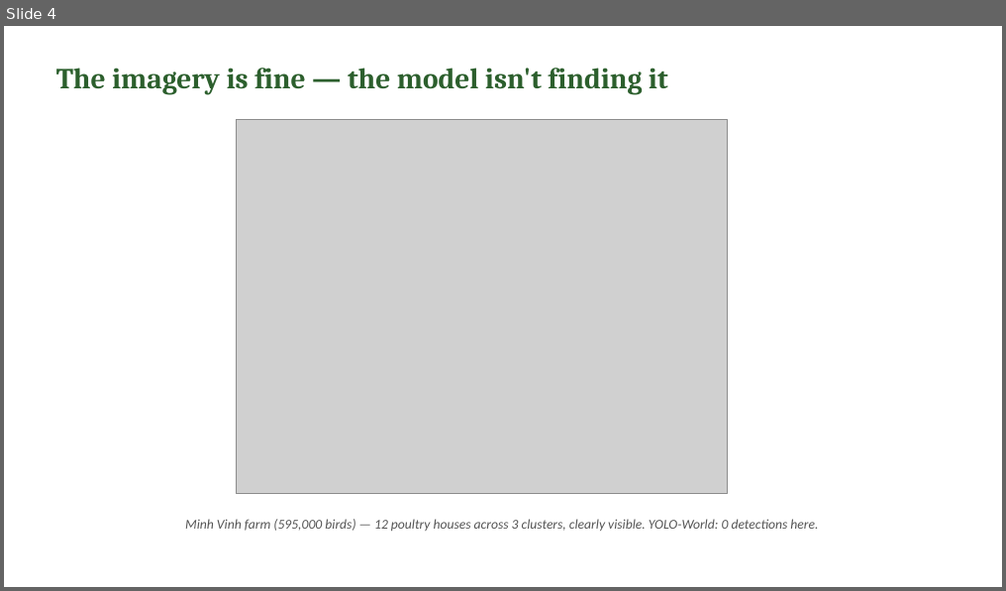
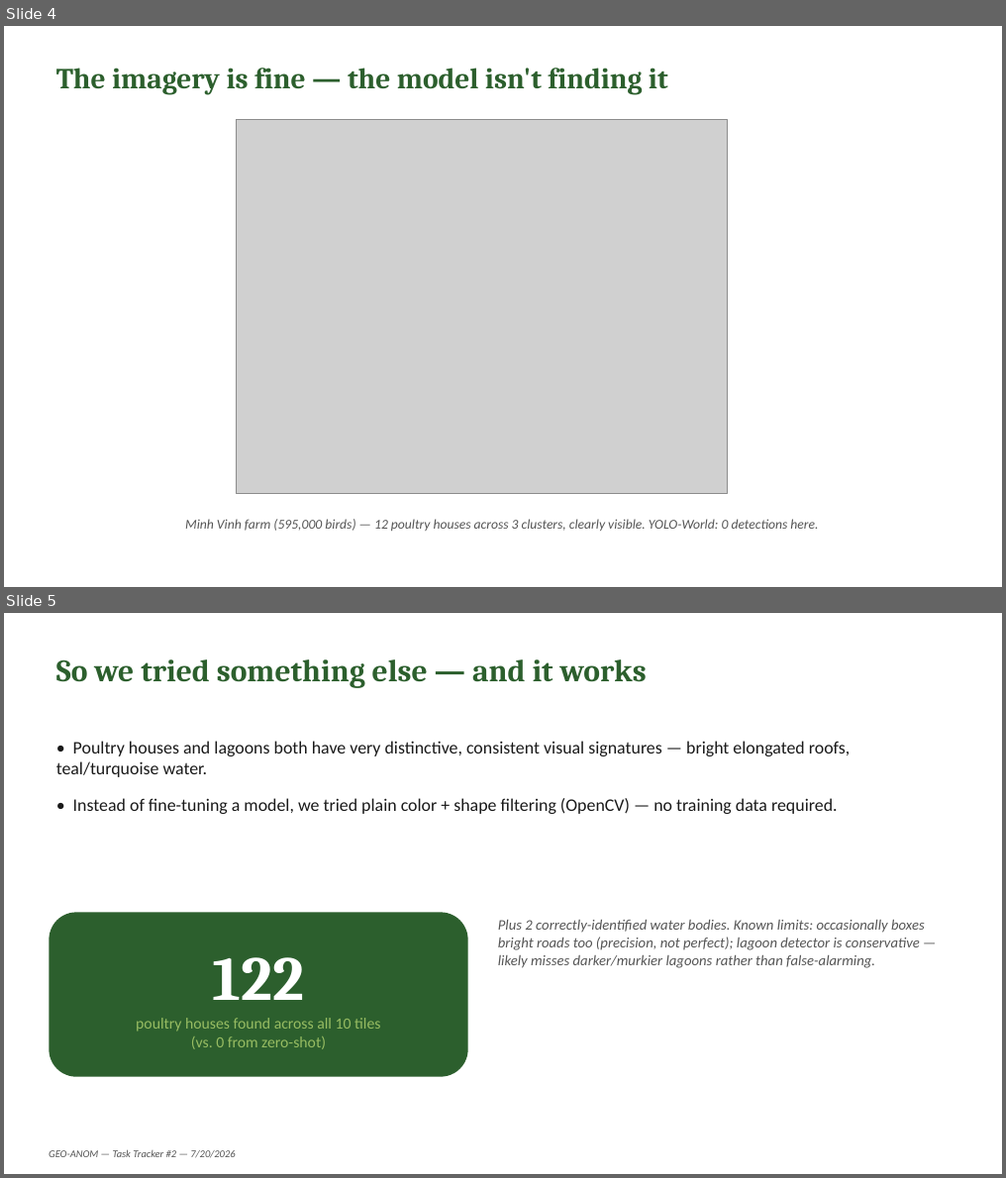
Before and after one commit to xylem-lab/GEO-ANOM-dashboard, a slide deck: docs/AFO_Imagery_Learnings.pptx. Shown one above the other, each under a label of ours: slide 4 before the commit, slides 4 and 5 after it. The pictures are 1006x591 and 1006x1178 pixels, drawn with LibreOffice and Linux fonts; fonts in the diff are those of the drawing; grey boxes stand for pictures. Boxes give left, top, right and bottom in pixels: in the first picture for what was removed or moved away, otherwise in the second. Text is boxed around its words. In the diff, an @@ line names an element or a change of style, - is before the commit and + after.

Commit message:
Add working classical CV detector for poultry houses/lagoons
Zero-shot YOLO-World found nothing, so tried plain OpenCV color+shape
filtering instead of jumping straight to fine-tuning -- both feature
types have distinctive, consistent visual signatures that don't need
a learned model. Result: 122 poultry houses correctly boxed across
all 10 tiles (vs 0 from zero-shot), plus 2 correctly-identified water
bodies, with no training data required. Updated the write-up and deck
with this as a concrete next option alongside fine-tuning.

```diff
--- a/docs/AFO_Imagery_Learnings.pptx
+++ b/docs/AFO_Imagery_Learnings.pptx
@@ slide 5 added at bbox=[4, 613, 1002, 1174], background #FFFFFF @@
@@ text added at bbox=[56, 660, 647, 688], 30 pt, text #2C5F2D, bold @@
+So we tried something else — and it works
@@ text added at bbox=[56, 741, 849, 814], 17 pt, text #1A1A1A @@
+• Poultry houses and lagoons both have very distinctive, consistent visual signatures — bright elongated roofs, teal/turquoise water.
+• Instead of fine-tuning a model, we tried plain color + shape filtering (OpenCV) — no training data required.
@@ rounded rectangle added at bbox=[49, 912, 468, 1077], fill #2C5F2D, 15 pt, text #97BC62 @@
+122
+poultry houses found across all 10 tiles
+(vs. 0 from zero-shot)
@@ text added at bbox=[498, 920, 925, 968], 14 pt, text #555555, italic @@
+Plus 2 correctly-identified water bodies. Known limits: occasionally boxes bright roads too (precision, not perfect); lagoon detector is conservative — likely misses darker/murkier lagoons rather than false-alarming.
@@ text added at bbox=[49, 1151, 235, 1158], 10 pt, text #555555, italic @@
+GEO-ANOM — Task Tracker #2 — 7/20/2026
```
Also in this commit, not shown: 2 slides changed, 1 other slide added, 13 other files.
